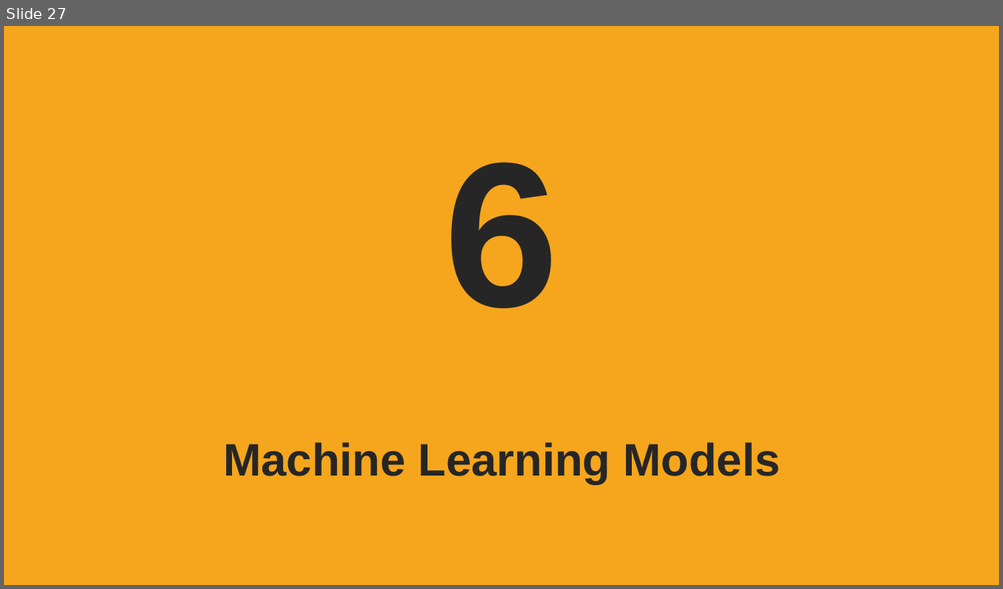
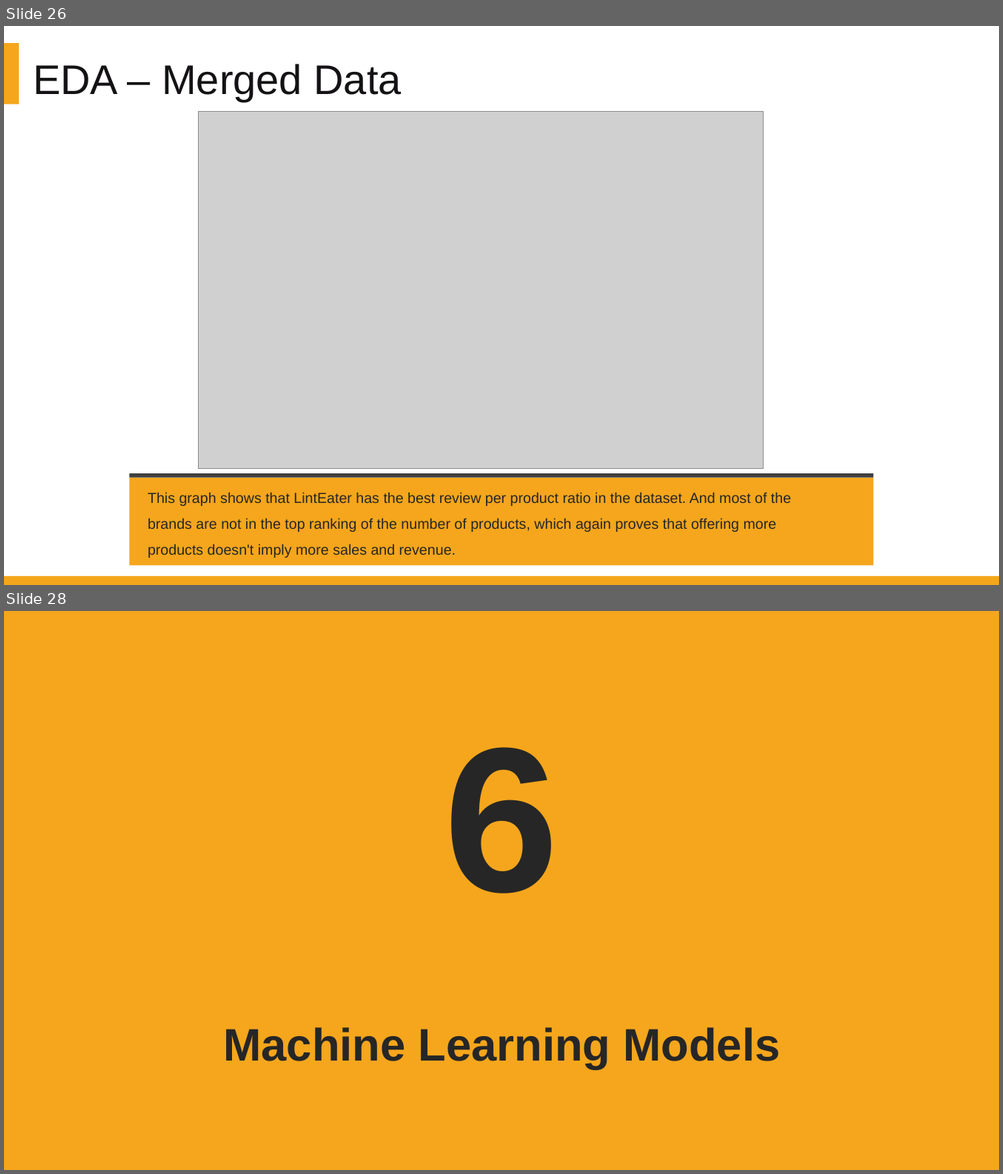
Before and after one commit to DATA-606-SPRING-2022/Jin_DATA606, a slide deck: presentation/Project_Presentation_Final.pptx. Shown one above the other, each under a label of ours: slide 27 before the commit, slides 26 and 28 after it; the slides between them are not shown. The pictures are 1003x589 and 1003x1174 pixels, drawn with LibreOffice and Linux fonts; fonts in the diff are those of the drawing; grey boxes stand for pictures; background and template pictures are left out. Boxes give left, top, right and bottom in pixels: in the first picture for what was removed or moved away, otherwise in the second. Text is boxed around its words. In the diff, an @@ line names an element or a change of style, - is before the commit and + after.

```diff
--- a/presentation/Project_Presentation_Final.pptx
+++ b/presentation/Project_Presentation_Final.pptx
@@ slide 26 added at (4,26,999,585), background #FFFFFF @@
@@ rectangle added at (4,43,19,104), fill #F5A61C @@
@@ text added at (29,65,199,79), 28 pt, text #404040 @@
+Add your title
@@ text added at (33,64,401,101), 40 pt, text #141214 @@
+EDA – Merged Data
@@ text added at (29,87,454,103), 18 pt, text #A6A6A6 @@
+Click add this section keywords detailed description of the contents of this paragraph
@@ picture added at (199,112,762,469) @@
@@ rectangle added at (129,478,874,566), fill #F5A61C @@
@@ rectangle added at (129,474,874,478), fill #404040 @@
@@ text added at (148,492,791,558), 14 pt, text #262626 @@
+This graph shows that LintEater has the best review per product ratio in the dataset. And most of the brands are not in the top ranking of the number of products, which again proves that offering more products doesn't imply more sales and revenue.
@@ rectangle added at (4,577,999,585), fill #F5A61C @@
@@ what was slide 27 is now slide 28 @@
```
Also in this commit, not shown: 9 slides changed, 5 other slides added, 4 slides removed, 4 other files.
